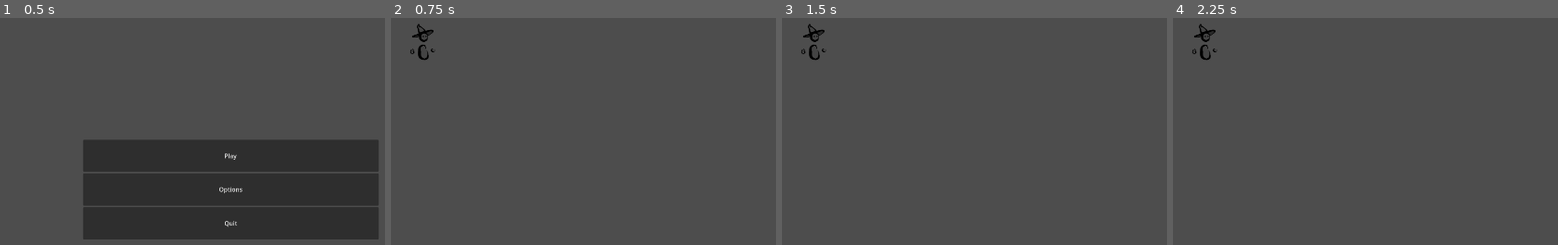
Above: before the commit, frames 1-4 (left to right).
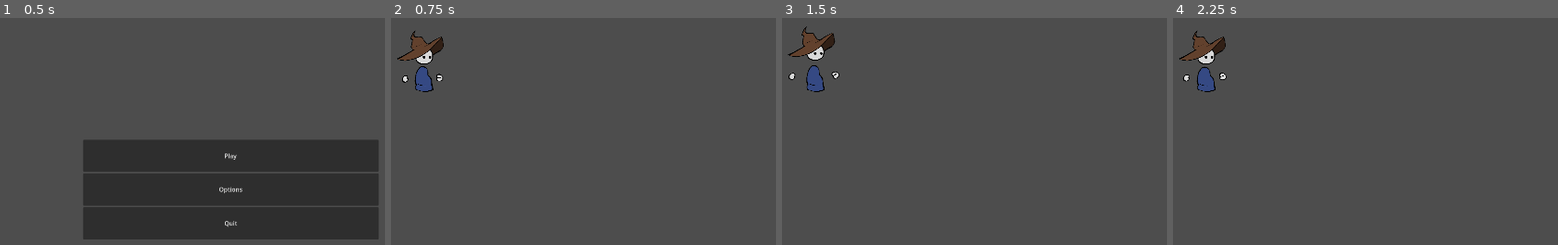
Above: after the commit, the same moments.

Repository: Meoah/Wazz-lock
Game: Godot game, scene res://Scenes/default.tscn
The game is run twice, just before and just after one commit, with the same random seed, the same clock (stepped at 60 frames per second) and the same inputs.
Inputs:
- Up to frame 1 (0.5 s): no input
- Up to frame 2 (0.75 s): click "Play" at 0.5 s
- Up to frame 3 (1.5 s): tap Enter at 1.25 s
- Up to frame 4 (2.25 s): no input

Frame 1 is identical in both runs. In frame 2, 1.5% of the frame differs, in the area x 1-14%, y 2-33%; in frame 3, 1.4%; in frame 4, 1.5%.

Commit message:
Player State Machine

Diff:
--- a/Scenes/Actors/Clive.tscn
+++ b/Scenes/Actors/Clive.tscn
@@ -1,30 +1,96 @@
-[gd_scene load_steps=5 format=3 uid="uid://cepaf77ic4q03"]
+[gd_scene load_steps=14 format=3 uid="uid://cepaf77ic4q03"]
 
 [ext_resource type="Script" uid="uid://d4ibmcipy3vnl" path="res://scripts/player/clive.gd" id="1_iwdwx"]
-[ext_resource type="Texture2D" uid="uid://b0o30caqerh2g" path="res://assets/textures/actors/clive/Clive_Placeholder.PNG" id="1_oxjxs"]
+[ext_resource type="Texture2D" uid="uid://c5yf27ql1ronm" path="res://assets/textures/actors/clive/spritesheets/Clive_SpriteSheet_Idle.png" id="2_fi64q"]
+
+[sub_resource type="AtlasTexture" id="AtlasTexture_ntpy2"]
+atlas = ExtResource("2_fi64q")
+region = Rect2(0, 0, 1024, 1024)
+
+[sub_resource type="AtlasTexture" id="AtlasTexture_0xoiw"]
+atlas = ExtResource("2_fi64q")
+region = Rect2(1024, 0, 1024, 1024)
+
+[sub_resource type="AtlasTexture" id="AtlasTexture_qurh2"]
+atlas = ExtResource("2_fi64q")
+region = Rect2(2048, 0, 1024, 1024)
+
+[sub_resource type="AtlasTexture" id="AtlasTexture_m0m3n"]
+atlas = ExtResource("2_fi64q")
+region = Rect2(3072, 0, 1024, 1024)
+
+[sub_resource type="AtlasTexture" id="AtlasTexture_ugjyi"]
+atlas = ExtResource("2_fi64q")
+region = Rect2(4096, 0, 1024, 1024)
+
+[sub_resource type="AtlasTexture" id="AtlasTexture_dc88m"]
+atlas = ExtResource("2_fi64q")
+region = Rect2(5120, 0, 1024, 1024)
+
+[sub_resource type="AtlasTexture" id="AtlasTexture_1of5j"]
+atlas = ExtResource("2_fi64q")
+region = Rect2(6144, 0, 1024, 1024)
+
+[sub_resource type="AtlasTexture" id="AtlasTexture_kr1vv"]
+atlas = ExtResource("2_fi64q")
+region = Rect2(7168, 0, 1024, 1024)
+
+[sub_resource type="SpriteFrames" id="SpriteFrames_6dulk"]
+animations = [{
+"frames": [{
+"duration": 1.0,
+"texture": SubResource("AtlasTexture_ntpy2")
+}, {
+"duration": 1.0,
+"texture": SubResource("AtlasTexture_0xoiw")
+}, {
+"duration": 1.0,
+"texture": SubResource("AtlasTexture_qurh2")
+}, {
+"duration": 1.0,
+"texture": SubResource("AtlasTexture_m0m3n")
+}, {
+"duration": 1.0,
+"texture": SubResource("AtlasTexture_ugjyi")
+}, {
+"duration": 1.0,
+"texture": SubResource("AtlasTexture_dc88m")
+}, {
+"duration": 1.0,
+"texture": SubResource("AtlasTexture_1of5j")
+}, {
+"duration": 1.0,
+"texture": SubResource("AtlasTexture_kr1vv")
+}],
+"loop": true,
+"name": &"idle",
+"speed": 15.0
+}]
 
 [sub_resource type="RectangleShape2D" id="RectangleShape2D_iwdwx"]
-size = Vector2(581, 1556)
+size = Vector2(200.00005, 460.00018)
 
 [sub_resource type="CapsuleShape2D" id="CapsuleShape2D_oxjxs"]
-radius = 276.0
-height = 1520.0
+radius = 80.00001
+height = 400.00006
 
 [node name="Clive" type="CharacterBody2D"]
-scale = Vector2(0.05, 0.05)
+scale = Vector2(0.25, 0.25)
 script = ExtResource("1_iwdwx")
 
-[node name="Sprite2D" type="Sprite2D" parent="."]
-position = Vector2(0, -1026)
-texture = ExtResource("1_oxjxs")
+[node name="AnimatedSprite2D" type="AnimatedSprite2D" parent="."]
+scale = Vector2(0.99999994, 0.99999994)
+sprite_frames = SubResource("SpriteFrames_6dulk")
+animation = &"idle"
+autoplay = "idle"
 
 [node name="CollisionBox" type="CollisionShape2D" parent="."]
-position = Vector2(70.5, -780)
-scale = Vector2(0.99999994, 0.99999994)
+position = Vector2(19.999975, 89.999954)
+scale = Vector2(0.9999994, 0.9999994)
 shape = SubResource("RectangleShape2D_iwdwx")
 
 [node name="HurtBox" type="CollisionShape2D" parent="."]
-position = Vector2(73, -795)
+position = Vector2(20, 80)
 scale = Vector2(0.99999994, 0.99999994)
 shape = SubResource("CapsuleShape2D_oxjxs")
 debug_color = Color(0.63062656, 0.5243399, 0.216681, 0.41960785)
--- a/project.godot
+++ b/project.godot
@@ -18,6 +18,8 @@
 [autoload]
 
 GameManager="*res://scenes/game_manager.tscn"
+player_data="*res://scripts/systems/player_data.gd"
+signal_bus="*res://scripts/util/signal_bus.gd"
 
 [display]
 
--- a/scenes/game_manager.tscn
+++ b/scenes/game_manager.tscn
@@ -2,7 +2,7 @@
 
 [ext_resource type="Script" uid="uid://dbaxi2jjyn2im" path="res://scripts/game/game_manager.gd" id="1_hwd4i"]
 [ext_resource type="Script" uid="uid://dlyqy2ujtb70s" path="res://scripts/ui/pop_ups/popup_queue.gd" id="2_glms7"]
-[ext_resource type="PackedScene" uid="uid://1gbo7h5cshjx" path="res://scenes/rooms/debug.tscn" id="2_oo155"]
+[ext_resource type="PackedScene" uid="uid://1gbo7h5cshjx" path="res://scenes/screens/debug.tscn" id="2_oo155"]
 [ext_resource type="PackedScene" uid="uid://bo6oudf3dtprg" path="res://scenes/ui/pop_ups/blocker.tscn" id="3_udu3i"]
 
 [node name="GameManager" type="Control" node_paths=PackedStringArray("_scene_root", "_popup_queue")]
--- a/Scenes/Rooms/debug.tscn
+++ b/scenes/screens/debug.tscn
@@ -1,6 +1,6 @@
 [gd_scene load_steps=3 format=3 uid="uid://1gbo7h5cshjx"]
 
-[ext_resource type="PackedScene" uid="uid://cepaf77ic4q03" path="res://scenes/actors/clive.tscn" id="1_ckxoc"]
+[ext_resource type="PackedScene" uid="uid://cepaf77ic4q03" path="res://scenes/actors/Clive.tscn" id="1_ckxoc"]
 
 [sub_resource type="RectangleShape2D" id="RectangleShape2D_qy8rj"]
 size = Vector2(1280, 720)
--- a/scripts/game/game_manager.gd
+++ b/scripts/game/game_manager.gd
@@ -2,8 +2,9 @@
 
 ## States
 var play_state : PlayState
-var pause_state: PauseState
+var pause_state : PauseState
 var main_menu_state : MainMenuState
+var debug_state : DebugState
 
 #TODO var _game_run : GameRun
 var _state_machine : StateMachine
@@ -29,8 +30,10 @@
 
 func _setup_state_machine() -> void:
 	var transitions : Dictionary = {
-		MainMenuState.STATE_NAME : [PlayState.STATE_NAME],
-		PlayState.STATE_NAME : [MainMenuState.STATE_NAME]
+		MainMenuState.STATE_NAME : [PlayState.STATE_NAME, DebugState.STATE_NAME],
+		PlayState.STATE_NAME : [MainMenuState.STATE_NAME],
+		PauseState.STATE_NAME : [PlayState.STATE_NAME, DebugState.STATE_NAME],
+		DebugState.STATE_NAME : [PauseState.STATE_NAME, MainMenuState.STATE_NAME]
 	}
 
 	_state_machine = StateMachine.new("game_state", transitions)
@@ -38,6 +41,7 @@
 	main_menu_state = MainMenuState.new(_state_machine)
 	play_state = PlayState.new(_state_machine)
 	pause_state = PauseState.new(_state_machine)
+	debug_state = DebugState.new(_state_machine)
 
 	_state_machine.transition_to(main_menu_state)
 
@@ -74,4 +78,5 @@
 	_scene_root.add_child(new_scene)
 
 func start_debug_room() -> void:
+	_state_machine.transition_to(debug_state)
 	change_scene_deferred(_debug_scene)
--- /dev/null
+++ b/scripts/player/player_manager.gd
@@ -0,0 +1,39 @@
+class_name PlayerManager
+extends RefCounted
+
+var state_machine : StateMachine
+
+# States
+var idle_state : PlayerIdleState
+var walking_state : PlayerWalkingState
+var rolling_state : PlayerRollingState
+var attacking_state : PlayerAttackingState
+var hurt_state : PlayerHurtState
+var dead_state : PlayerDeadState
+
+# Status Flags
+enum STATUS_FLAG{
+	INVULN = 1
+}
+
+func _ready() -> void:
+	_setup_state_machine()
+
+func _setup_state_machine() -> void:
+	var transitions : Dictionary = {
+		PlayerIdleState.STATE_NAME : [PlayerWalkingState.STATE_NAME, PlayerRollingState.STATE_NAME, PlayerAttackingState.STATE_NAME, PlayerHurtState.STATE_NAME, PlayerDeadState.STATE_NAME],
+		PlayerWalkingState.STATE_NAME : [PlayerIdleState.STATE_NAME, PlayerRollingState.STATE_NAME, PlayerAttackingState.STATE_NAME, PlayerHurtState.STATE_NAME, PlayerDeadState.STATE_NAME],
+		PlayerRollingState.STATE_NAME : [PlayerIdleState.STATE_NAME, PlayerWalkingState.STATE_NAME,  PlayerHurtState.STATE_NAME, PlayerDeadState.STATE_NAME],
+		PlayerAttackingState.STATE_NAME : [PlayerIdleState.STATE_NAME, PlayerWalkingState.STATE_NAME,  PlayerHurtState.STATE_NAME, PlayerDeadState.STATE_NAME],
+		PlayerHurtState.STATE_NAME : [PlayerIdleState.STATE_NAME, PlayerDeadState.STATE_NAME],
+		PlayerDeadState.STATE_NAME : [PlayerIdleState.STATE_NAME]
+	}
+
+	state_machine = StateMachine.new("player_state", transitions)
+
+	idle_state = PlayerIdleState.new(state_machine)
+	walking_state = PlayerWalkingState.new(state_machine)
+	rolling_state = PlayerRollingState.new(state_machine)
+	attacking_state = PlayerAttackingState.new(state_machine)
+	hurt_state = PlayerHurtState.new(state_machine)
+	dead_state = PlayerDeadState.new(state_machine)
--- /dev/null
+++ b/scripts/states/game/debug_state.gd
@@ -0,0 +1,22 @@
+extends State
+class_name DebugState
+
+const STATE_NAME : String = "DEBUG_STATE"
+const DEBUG_SCENE : PackedScene = preload("res://scenes/screens/debug.tscn")
+
+signal signal_debug
+
+func _init(parent : StateMachine) -> void:
+	state_name = STATE_NAME
+	super._init(parent)
+
+func enter(previous_state : State, data : Dictionary = {}) -> void:
+	super.enter(previous_state, data)
+
+	GameManager.clear_popup_queue()
+	GameManager.change_scene_deferred(DEBUG_SCENE)
+
+	signal_debug.emit()
+
+func exit(next_state : State) -> void:
+	super.exit(next_state)
--- /dev/null
+++ b/scripts/states/game/pause_state.gd
@@ -0,0 +1,19 @@
+extends State
+class_name PauseState
+
+const STATE_NAME : String = "PAUSE_STATE"
+
+signal signal_paused
+
+func _init(parent : StateMachine) -> void:
+	state_name = STATE_NAME
+	super._init(parent)
+
+func enter(previous_state: State, data: Dictionary = {}) -> void:
+	super.enter(previous_state, data)
+	signal_paused.emit()
+
+	Engine.time_scale = 0.0
+
+func exit(next_state : State) -> void:
+	Engine.time_scale = 1.0
--- a/scripts/states/play_state.gd
+++ b/scripts/states/game/play_state.gd
@@ -1,7 +1,7 @@
 extends State
 class_name PlayState
 
-const STATE_NAME: String = "PLAY_STATE"
+const STATE_NAME : String = "PLAY_STATE"
 
 signal signal_playing
 
@@ -9,11 +9,9 @@
 	state_name = STATE_NAME
 	super._init(parent)
 
-
 func enter(previous_state: State, data: Dictionary = {}) -> void:
 	super.enter(previous_state, data)
 	signal_playing.emit()
 
-
 func exit(next_state: State) -> void:
 	super.exit(next_state)
--- /dev/null
+++ b/scripts/states/player/player_attacking_state.gd
@@ -0,0 +1,17 @@
+extends State
+class_name PlayerAttackingState
+
+const STATE_NAME : String = "PLAYER_ATTACKING_STATE"
+
+signal signal_player_attacking
+
+func _init(parent : StateMachine) -> void:
+	state_name = STATE_NAME
+	super._init(parent)
+
+func enter(previous_state: State, data: Dictionary = {}) -> void:
+	super.enter(previous_state, data)
+	signal_player_attacking.emit()
+
+func exit(next_state : State) -> void:
+	super.exit(next_state)
--- /dev/null
+++ b/scripts/states/player/player_dead_state.gd
@@ -0,0 +1,17 @@
+extends State
+class_name PlayerDeadState
+
+const STATE_NAME : String = "PLAYER_DEAD_STATE"
+
+signal signal_player_dead
+
+func _init(parent : StateMachine) -> void:
+	state_name = STATE_NAME
+	super._init(parent)
+
+func enter(previous_state: State, data: Dictionary = {}) -> void:
+	super.enter(previous_state, data)
+	signal_player_dead.emit()
+
+func exit(next_state : State) -> void:
+	super.exit(next_state)
--- a/scripts/states/pause_state.gd
+++ b/scripts/states/player/player_hurt_state.gd
@@ -1,22 +1,17 @@
 extends State
-class_name PauseState
+class_name PlayerHurtState
 
-const STATE_NAME: String = "PAUSE_STATE"
+const STATE_NAME : String = "PLAYER_HURT_STATE"
 
-signal signal_paused
-
+signal signal_player_hurt
 
 func _init(parent : StateMachine) -> void:
 	state_name = STATE_NAME
 	super._init(parent)
 
-
 func enter(previous_state: State, data: Dictionary = {}) -> void:
 	super.enter(previous_state, data)
-	signal_paused.emit()
-
-	Engine.time_scale = 0.0
-
+	signal_player_hurt.emit()
 
 func exit(next_state : State) -> void:
-	Engine.time_scale = 1.0
+	super.exit(next_state)
--- /dev/null
+++ b/scripts/states/player/player_idle_state.gd
@@ -0,0 +1,17 @@
+extends State
+class_name PlayerIdleState
+
+const STATE_NAME : String = "PLAYER_IDLE_STATE"
+
+signal signal_player_idle
+
+func _init(parent : StateMachine) -> void:
+	state_name = STATE_NAME
+	super._init(parent)
+
+func enter(previous_state: State, data: Dictionary = {}) -> void:
+	super.enter(previous_state, data)
+	signal_player_idle.emit()
+
+func exit(next_state : State) -> void:
+	super.exit(next_state)
--- /dev/null
+++ b/scripts/states/player/player_rolling_state.gd
@@ -0,0 +1,17 @@
+extends State
+class_name PlayerRollingState
+
+const STATE_NAME : String = "PLAYER_ROLLING_STATE"
+
+signal signal_player_rolling
+
+func _init(parent : StateMachine) -> void:
+	state_name = STATE_NAME
+	super._init(parent)
+
+func enter(previous_state: State, data: Dictionary = {}) -> void:
+	super.enter(previous_state, data)
+	signal_player_rolling.emit()
+
+func exit(next_state : State) -> void:
+	super.exit(next_state)
--- /dev/null
+++ b/scripts/states/player/player_walking_state.gd
@@ -0,0 +1,17 @@
+extends State
+class_name PlayerWalkingState
+
+const STATE_NAME : String = "PLAYER_WALKING_STATE"
+
+signal signal_player_walking
+
+func _init(parent : StateMachine) -> void:
+	state_name = STATE_NAME
+	super._init(parent)
+
+func enter(previous_state: State, data: Dictionary = {}) -> void:
+	super.enter(previous_state, data)
+	signal_player_walking.emit()
+
+func exit(next_state : State) -> void:
+	super.exit(next_state)
--- /dev/null
+++ b/scripts/systems/player_data.gd
@@ -0,0 +1,16 @@
+extends Node
+class_name PlayerData
+
+var player_score : float = 0.0
+
+func set_score(score : float) -> void:
+	player_score = score
+
+func add_score(score : float) -> void:
+	player_score += score
+
+func get_score() -> float:
+	return player_score
+
+func reset_score() -> void:
+	player_score = 0.0
--- a/scripts/ui/pop_ups/pause_popup.gd
+++ b/scripts/ui/pop_ups/pause_popup.gd
@@ -1,7 +1,7 @@
 extends BasePopup
 class_name PausePopup
 
-@export var _pause_label: Label
+@export var _pause_label : Label
 
 
 func _on_init() -> void:
--- /dev/null
+++ b/scripts/util/signal_bus.gd
@@ -0,0 +1 @@
+extends Node
Binary file added: assets/textures/actors/clive/spritesheets/Clive_SpriteSheet_Idle.png
Not shown, added: assets/textures/actors/clive/spritesheets/Clive_SpriteSheet_Idle.png.import
Not shown, added: scripts/player/player_manager.gd.uid
Not shown, added: scripts/states/game/debug_state.gd.uid
Renamed: scripts/states/main_menu_state.gd -> scripts/states/game/main_menu_state.gd
Renamed: scripts/states/main_menu_state.gd.uid -> scripts/states/game/main_menu_state.gd.uid
Renamed: scripts/states/pause_state.gd.uid -> scripts/states/game/pause_state.gd.uid
Renamed: scripts/states/play_state.gd.uid -> scripts/states/game/play_state.gd.uid
Not shown, added: scripts/states/player/player_attacking_state.gd.uid
Not shown, added: scripts/states/player/player_dead_state.gd.uid
Not shown, added: scripts/states/player/player_hurt_state.gd.uid
Not shown, added: scripts/states/player/player_idle_state.gd.uid
(and 4 more such lines)
